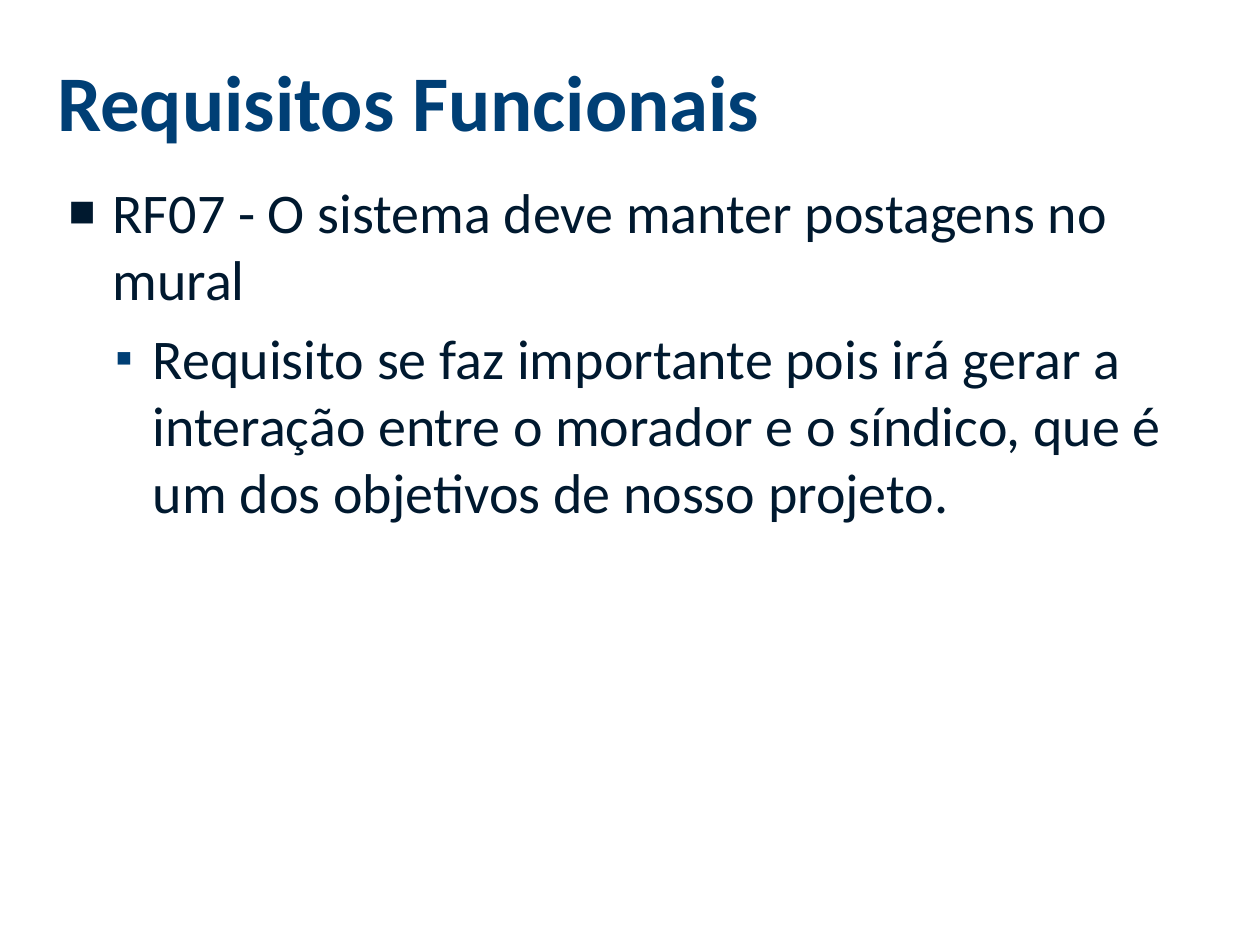
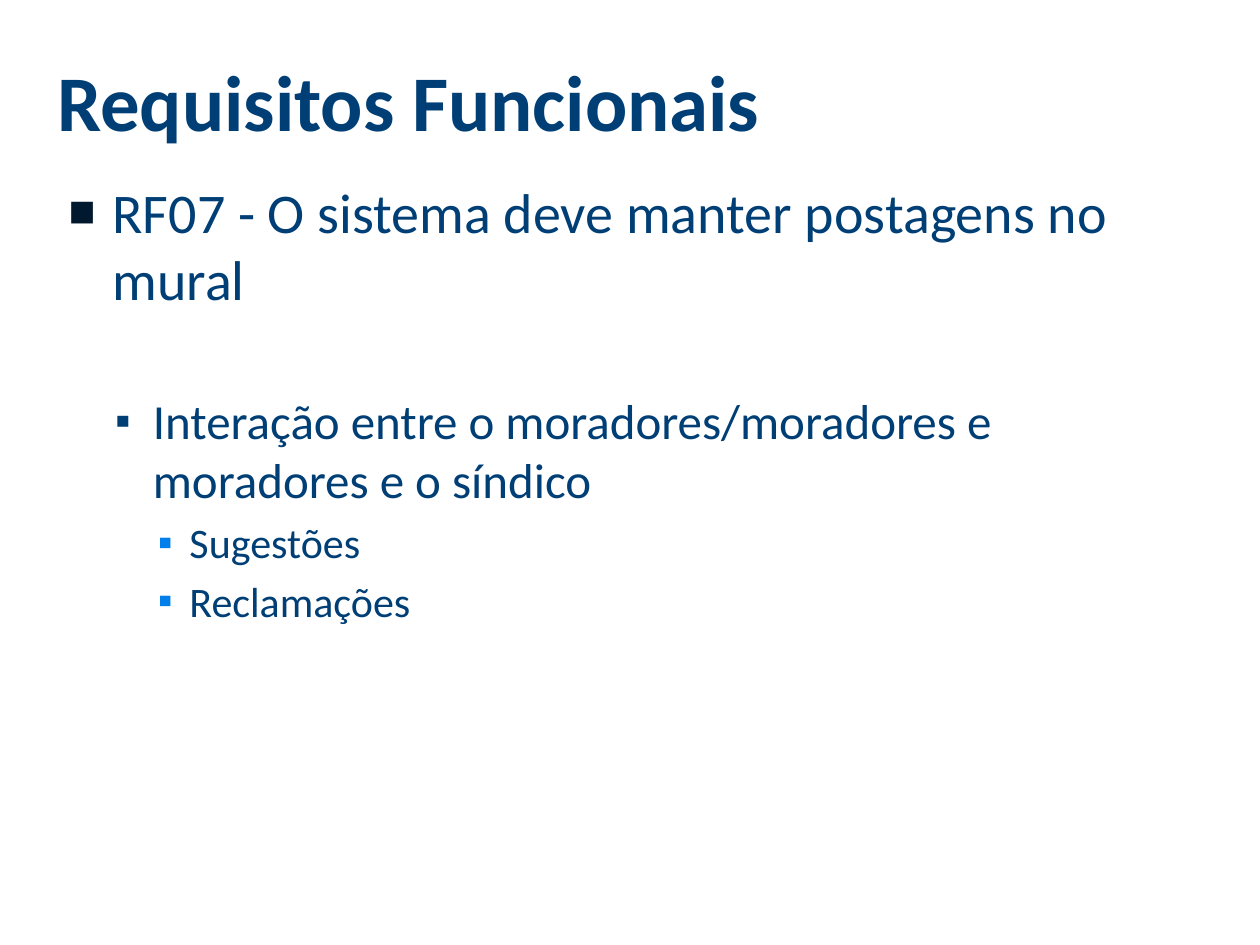
Before and after one commit to viniciussouza1210/Central-Cond, a slide deck: slide 9 of PROPOSTA/Apresentação Proposta - Central Cond.pptx. Drawn at 1260x945 pixels with LibreOffice and Linux fonts; fonts in the diff are those of the drawing; background and template pictures are left out. Boxes give left, top, right and bottom in pixels: in the first picture for what was removed or moved away, otherwise in the second. Text is boxed around its words. In the diff, an @@ line names an element or a change of style, - is before the commit and + after.

```diff
--- a/PROPOSTA/Apresentação Proposta - Central Cond.pptx
+++ b/PROPOSTA/Apresentação Proposta - Central Cond.pptx
@@ text at bbox=[113, 194, 1107, 301]: text colour #00192F to #003F75 in "RF07 - O sistema deve manter postagens ..." @@
@@ text at bbox=[153, 405, 991, 624]: text changed; size 32 to 28 pt; text colour #00192F to #003F75 @@
-  ▪ Requisito se faz importante pois irá gerar a interação entre o morador e o síndico, que é um dos objetivos de nosso projeto.
+  ▪ Interação entre o moradores/moradores e moradores e o síndico
+    ▪ Sugestões
+    ▪ Reclamações
```
Also in this commit, not shown: 10 other slides changed, 2 slides removed.
